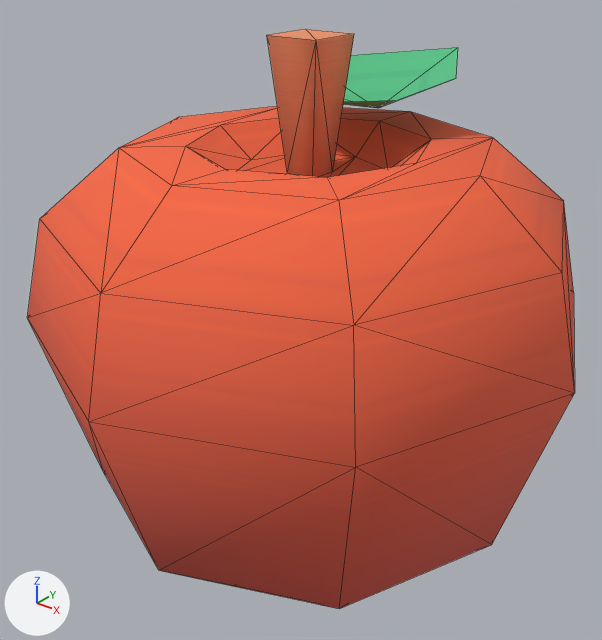
Two versions of the glTF model assets/props/food/apple.glb, one commit apart.
The view is the same before and after, from a 50 mm lens placed at (0.167, -0.214, 0.224), pointed at (-0.002, -0.003, 0.093). Lighting does not change. The marker at lower left points along +X, +Y and +Z. The older version comes first. Mesh edges are drawn as thin lines. Vertices at exactly the same position are counted once.

Objects in the first picture: 'apple'.
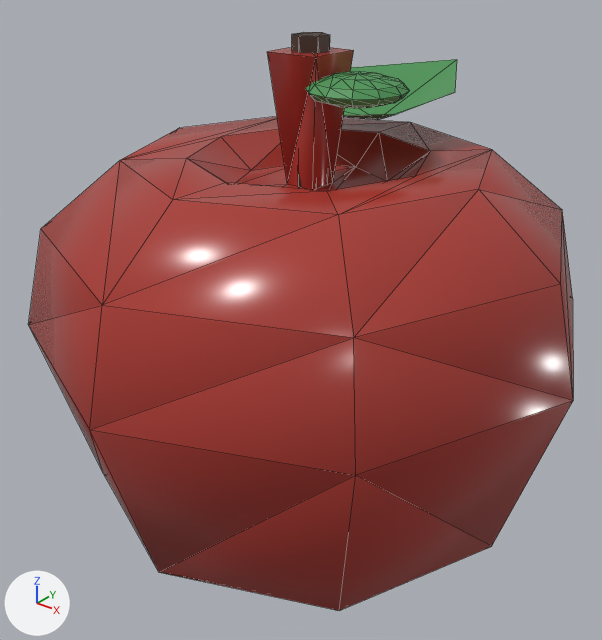
What differs and where, as boxes [x1, y1, x2, y2] in the pictures (602 x 640 px):
'apple', reshaped, rescaled: before [27, 29, 575, 609]; after [28, 32, 573, 611]
part 1 of me_apple, added (green): after [305, 71, 410, 108]
part 2 of me_apple, added: after [292, 32, 330, 188]
part 3 of me_apple, recoloured: before [27, 29, 575, 609]; after [28, 47, 573, 611]
part 4 of me_apple, recoloured: before [343, 48, 458, 108]; after [343, 59, 457, 120]

Diff of the bpy script that builds the scene:
```diff
--- a/assets/props/food/apple.glb.py
+++ b/assets/props/food/apple.glb.py
@@ mat_enamel @@
+mat_enamel = principled_material('enamel')
+mat_enamel.base_color = (0.4, 0.04, 0.03)  # red #aa3830
+mat_enamel.roughness = 0.25
@@ mat_plant @@
+mat_plant = principled_material('plant')
+mat_plant.base_color = (0.07, 0.3, 0.09)  # green #4b9555
+mat_plant.roughness = 0.6
@@ mat_walnutdark @@
+mat_walnutdark = principled_material('walnutDark')
+mat_walnutdark.base_color = (0.06, 0.028, 0.016)  # brown #452f22
+mat_walnutdark.roughness = 0.55
@@ me_apple @@
 # used by ob_apple; location = (0.0, 0.0, 0.0)
-me_apple.from_pydata(...)  # 71 vertices, 130 faces; spans x -0.098..0.098, y -0.098..0.098, z 0.0..0.191
+me_apple.from_pydata(...)  # 145 vertices, 270 faces; spans x -0.098..0.098, y -0.098..0.098, z 0.0..0.196
+# me_apple part 1: a new loose piece, a UV sphere (12 segments, 6 rings, poles along z) spanning x 0.002..0.034, y -0.016..0.016, z 0.176..0.1856, in mat_plant (green #4b9555)
+# me_apple part 2: a new loose piece, a 6-sided cylinder along z spanning x -0.005..0.005, y -0.006..0.006, z 0.146..0.196, in mat_walnutdark (brown #452f22)
+# me_apple part 3: 124 faces spanning x -0.098..0.098, y -0.098..0.098, z 0.0..0.191 switch from mat_colormap to mat_enamel (red #aa3830)
+# me_apple part 4: 6 faces spanning x -0.032..0.032, y 0.007..0.095, z 0.162..0.177 switch from mat_colormap to mat_plant (green #4b9555)
+me_apple.materials.append(mat_walnutdark)  # brown #452f22
@@ ob_apple @@
 ob_apple.location = (0.0, 0.0, 0.0)
+ob_apple.scale = (1.0, 1.0, 0.974)
```
